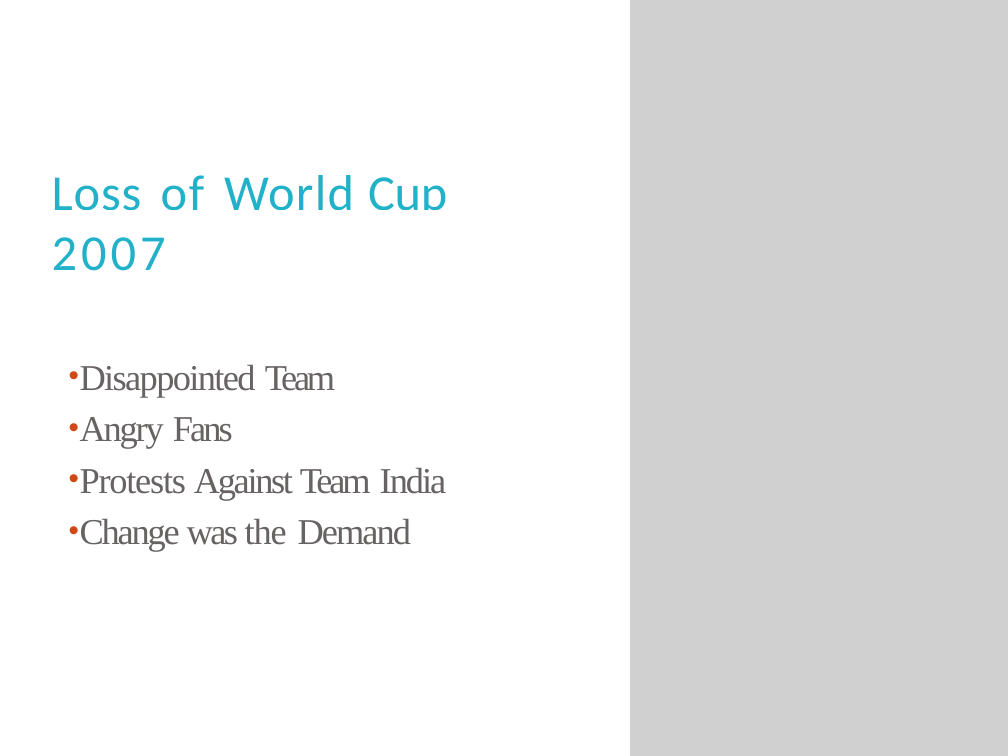
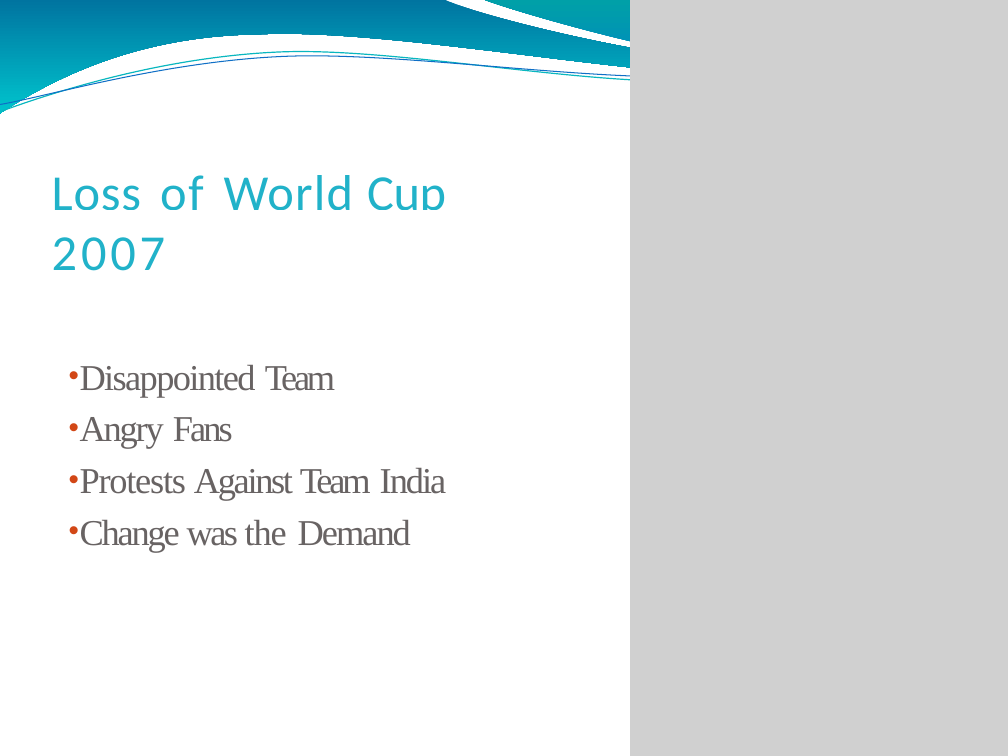
Before and after one commit to alfar-kaleel/Presentation, a slide deck: slide 4 of MSD.pptx. Drawn at 1008x756 pixels with LibreOffice and Linux fonts; fonts in the diff are those of the drawing; grey boxes stand for pictures; background and template pictures are left out. Boxes give left, top, right and bottom in pixels: in the first picture for what was removed or moved away, otherwise in the second. Text is boxed around its words. In the diff, an @@ line names an element or a change of style, - is before the commit and + after.

```diff
--- a/MSD.pptx
+++ b/MSD.pptx
@@ freeform shape added at [0,0,1008,114], fill gradient #0074A0 to #00C4CD @@
@@ freeform shape added at [0,0,1008,117], outline #09B7BF 0.85 pt @@
@@ freeform shape added at [0,6,1008,112], outline #0F6FC6 0.74 pt @@
@@ freeform shape added at [483,0,1008,70], fill gradient #008ABF to #00A0A8 @@
@@ text at [52,175,446,210]: letter spacing 1.2 to 1.1 pt in "of"; letter spacing -0.2 to -0.3 pt in "Cup" @@
```
Also in this commit, not shown: 13 other slides changed, 2 slides removed.
